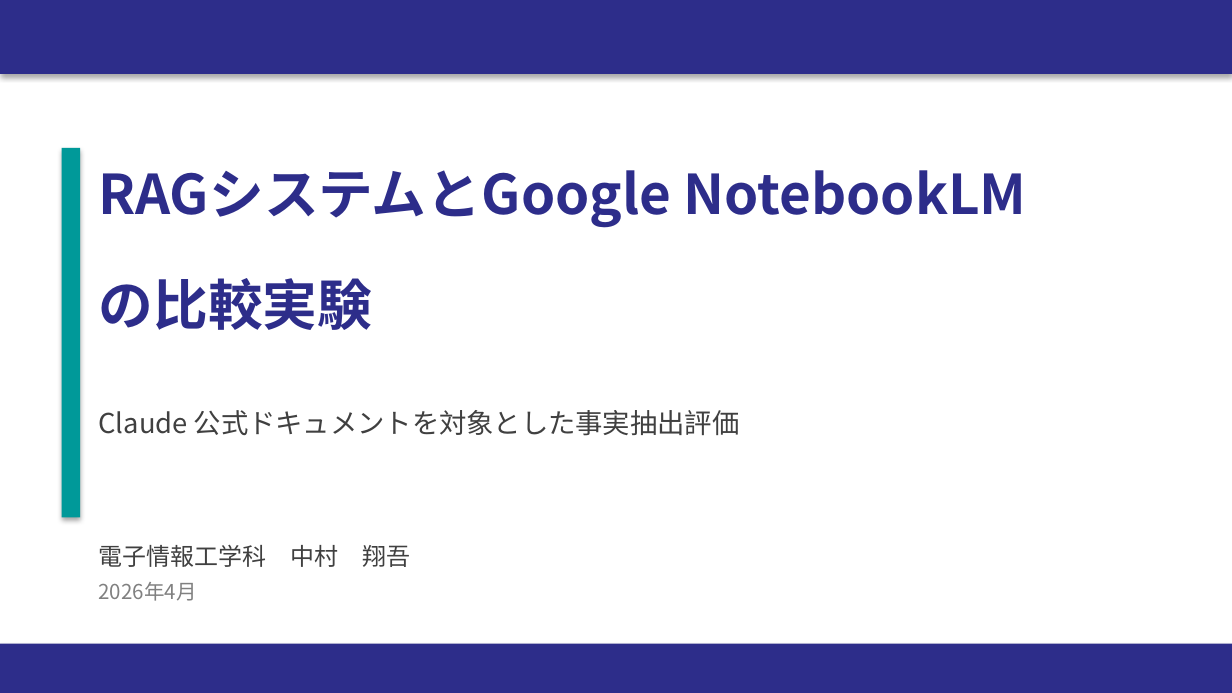
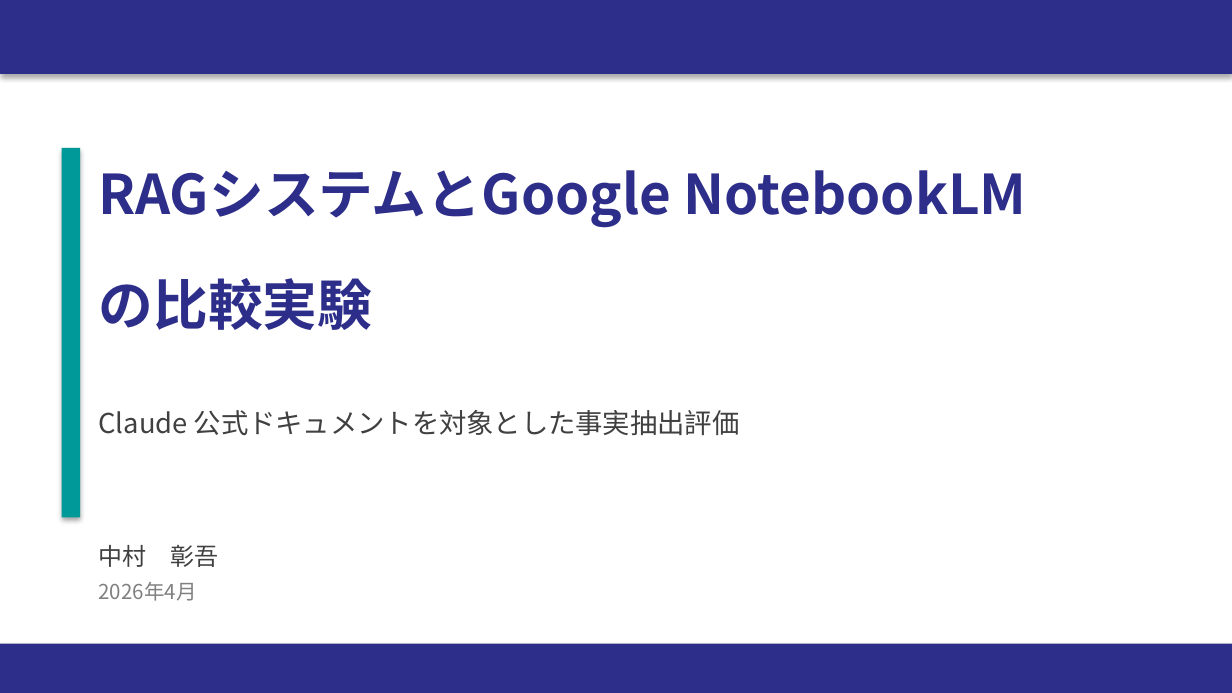
Before and after one commit to shogonakamura1/rag-comparison, a slide deck: slide 1 of RAG_vs_NotebookLM_report.pptx. Drawn at 1232x693 pixels with LibreOffice and Linux fonts; fonts in the diff are those of the drawing. Boxes give left, top, right and bottom in pixels: in the first picture for what was removed or moved away, otherwise in the second. Text is boxed around its words. In the diff, an @@ line names an element or a change of style, - is before the commit and + after.

```diff
--- a/RAG_vs_NotebookLM_report.pptx
+++ b/RAG_vs_NotebookLM_report.pptx
@@ text at box(99, 545, 219, 567): text changed @@
-電子情報工学科 中村 翔吾
+中村 彰吾
```
Also in this commit, not shown: 13 other slides changed, 5 other files.
